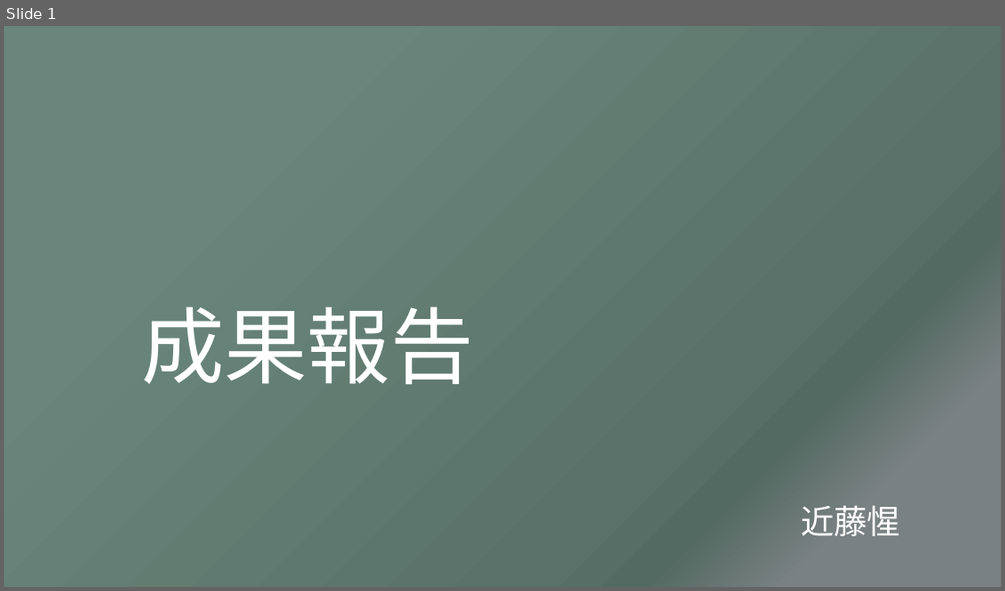
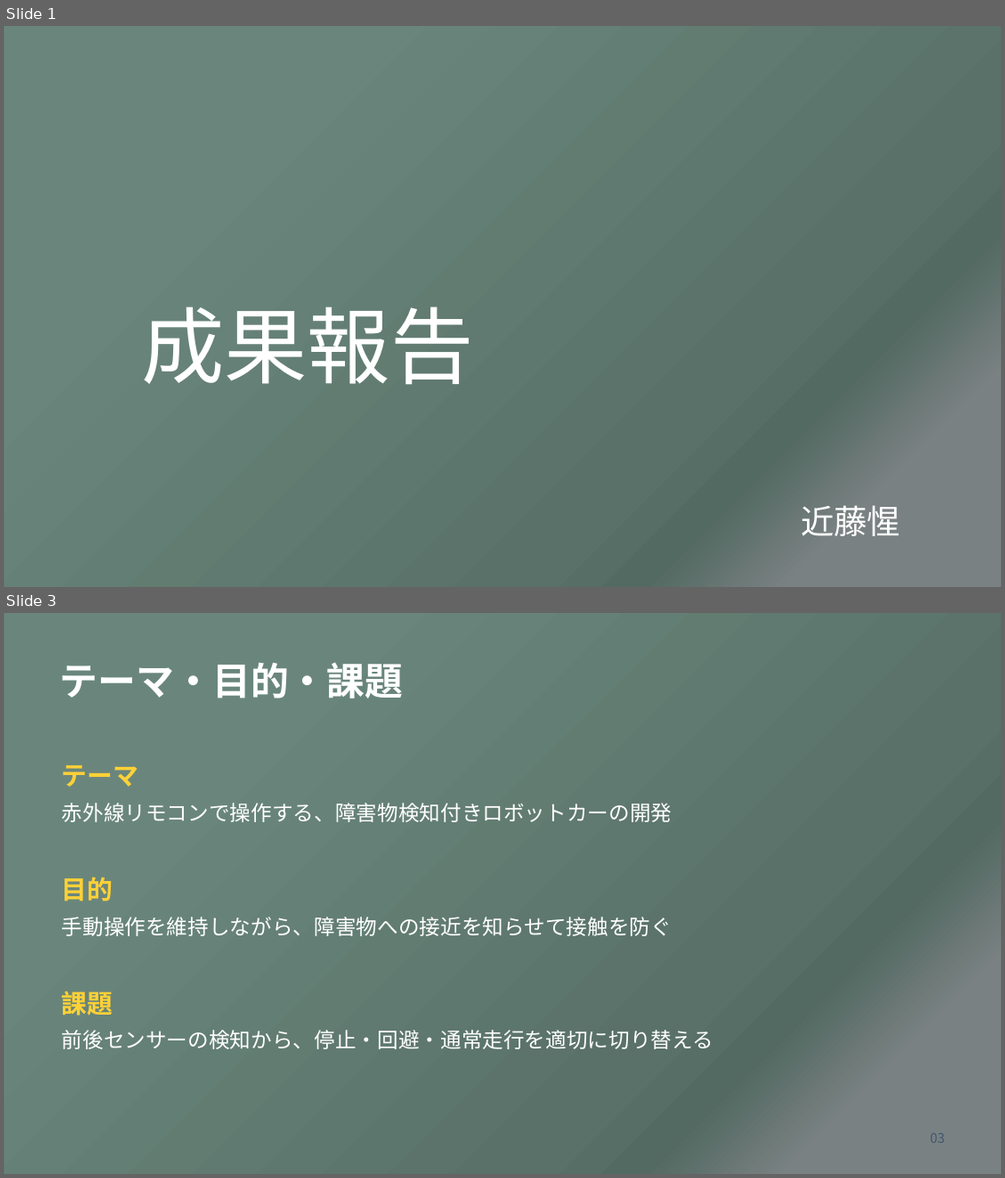
Before and after one commit to aaa1550/-, a slide deck: docs/shared/files/d35cb067-2265-4902-886f-34c27c55e920.pptx. Shown one above the other, each under a label of ours: slide 1 before the commit, slides 1 and 3 after it; the slides between them are not shown. The pictures are 1005x591 and 1005x1178 pixels, drawn with LibreOffice and Linux fonts; fonts in the diff are those of the drawing. Boxes give left, top, right and bottom in pixels: in the first picture for what was removed or moved away, otherwise in the second. Text is boxed around its words. In the diff, an @@ line names an element or a change of style, - is before the commit and + after.

```diff
--- a/docs/shared/files/d35cb067-2265-4902-886f-34c27c55e920.pptx
+++ b/docs/shared/files/d35cb067-2265-4902-886f-34c27c55e920.pptx
@@ slide 3 added at bbox=[4, 613, 1001, 1174], background gradient #6A867C to #597169 to #536A62 to #7A8182 @@
@@ text added at bbox=[60, 662, 403, 698], 36.8 pt, text #FFFFFF, bold @@
+テーマ・目的・課題
@@ text added at bbox=[62, 765, 138, 787], 24.8 pt, text #FFD137, bold @@
+テーマ
@@ text added at bbox=[62, 803, 672, 822], 20.2 pt, text #FFFFFF @@
+赤外線リモコンで操作する、障害物検知付きロボットカーの開発
@@ text added at bbox=[62, 876, 113, 901], 24.8 pt, text #FFD137, bold @@
+目的
@@ text added at bbox=[62, 916, 672, 936], 20.2 pt, text #FFFFFF @@
+手動操作を維持しながら、障害物への接近を知らせて接触を防ぐ
@@ text added at bbox=[62, 991, 113, 1015], 24.8 pt, text #FFD137, bold @@
+課題
@@ text added at bbox=[62, 1030, 713, 1049], 20.2 pt, text #FFFFFF @@
+前後センサーの検知から、停止・回避・通常走行を適切に切り替える
@@ text added at bbox=[930, 1133, 945, 1143], 12.8 pt, text #405671 @@
+03
```
Also in this commit, not shown: 8 slides changed, 4 other files.
